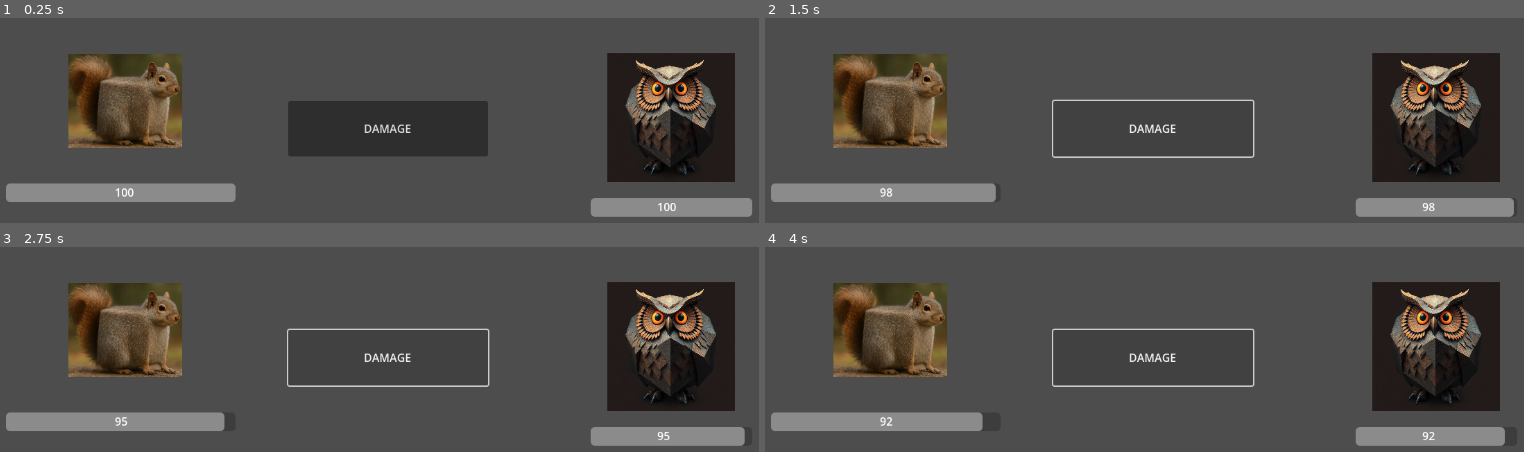
Above: before the commit, frames 1-4 (two rows, left to right).
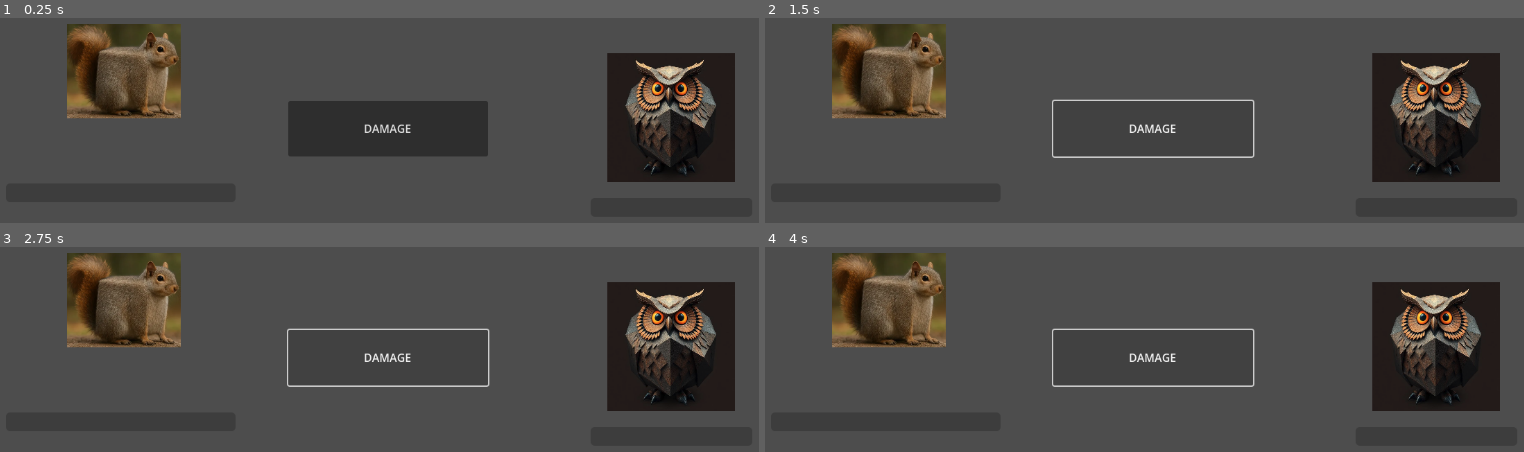
Above: after the commit, the same moments.

Repository: Driandis/BossTime
Game: Godot game, scene res://main.tscn
Two runs of this game, one before a commit and one after it. Both use one fixed random seed, a clock stepped at 60 frames per second and the inputs below.
Inputs:
- Up to frame 1 (0.25 s): no input
- Up to frame 2 (1.5 s): click "DAMAGE" at 0.5 s; tap Enter (ui_accept) at 1.25 s; hold Right (ui_right) from 1.28 s (still down); hold Enter (ui_accept) from 1.28 s (still down)
- Up to frame 3 (2.75 s): release Right (ui_right) at 2.03 s; release Enter (ui_accept) at 2.03 s; tap Enter (ui_accept) at 2.1, 2.27, 2.57 s
- Up to frame 4 (4 s): tap Enter (ui_accept) at 2.75, 3.6, 3.77 s; hold Enter (ui_accept) 2.78-3.53 s; hold Right (ui_right) from 2.78 s (still down)

The runs differ from the first frame. In frame 1, 12% of the frame differs, in the area x 0-100%, y 2-98%; in frame 2, 12%; in frame 3, 12%; in frame 4, 12%.
Error after the commit: Parse Error: Assigned value for constant "MAX_HEALTH" isn't a constant expression. (res://player.gd:3)

Commit message:
restart mechanic added + global Vriables

Diff:
--- a/boss.gd
+++ b/boss.gd
@@ -1,12 +1,14 @@
 extends Node2D
 
-const MAX_HEALTH = 100
+const MAX_HEALTH = GlobalVariables.bossMaxHealth
 signal action
+signal restart
 var health = MAX_HEALTH
 
 # Called when the node enters the scene tree for the first time.
 func _ready() -> void:
 	setHealthLabel();
+	health = GlobalVariables.bossHealth;
 	$HealthBar.max_value = 100;
 	setHealthBar();
 
--- a/globalVairables.gd
+++ /dev/null
@@ -1,23 +0,0 @@
-extends Node
-
-
-# General
-var roundCounter
-var timer
-# Boss
-var bossHealth
-var bossBlock
-# Player
-var playerHealth
-var playerBlocks
-# Board
-var multiplyer
-
-# Called when the node enters the scene tree for the first time.
-func _ready() -> void:
-	pass # Replace with function body.
-
-
-# Called every frame. 'delta' is the elapsed time since the previous frame.
-func _process(delta: float) -> void:
-	pass
--- a/main.gd
+++ b/main.gd
@@ -2,15 +2,7 @@
 
 @export var player_scene: PackedScene
 signal press
-
-
-# Called when the node enters the scene tree for the first time.
-func _ready() -> void:
-	pass
-
-
-
-
+signal confirm
 
 # Called every frame. 'delta' is the elapsed time since the previous frame.
 func _process(delta: float) -> void:
@@ -21,3 +13,13 @@
 		if event.is_action_pressed("ui_accept") || event.is_action_pressed("ui_right"):
 			var damage = RandomNumberGenerator.new();
 			press.emit();
+
+
+func _on_player_dead() -> void:
+	$GameOver.visible = true;
+
+
+func _on_button_pressed() -> void:
+		$GameOver.visible = false;
+		GlobalVariables.playerHealth = GlobalVariables.playerMaxHealth;
+		GlobalVariables.bossHealth = GlobalVariables.bossMaxHealth;
--- a/main.tscn
+++ b/main.tscn
@@ -24,7 +24,33 @@
 offset_bottom = 360.0
 text = "DAMAGE"
 
+[node name="GameOver" type="Window" parent="."]
+auto_translate_mode = 1
+mode = 3
+title = "You Died"
+initial_position = 2
+size = Vector2i(500, 500)
+visible = false
+
+[node name="Label" type="RichTextLabel" parent="GameOver"]
+offset_right = 498.0
+offset_bottom = 358.0
+text = "Game Over"
+fit_content = true
+horizontal_alignment = 1
+vertical_alignment = 1
+
+[node name="Button" type="Button" parent="GameOver"]
+offset_left = 146.0
+offset_top = 373.0
+offset_right = 354.0
+offset_bottom = 438.0
+text = "CONFIRM"
+
 [connection signal="press" from="." to="Player" method="_on_main_press"]
 [connection signal="press" from="." to="Farmer" method="_on_main_press"]
+[connection signal="dead" from="Player" to="." method="_on_player_dead"]
 [connection signal="pressed" from="Button" to="Player" method="_on_button_pressed"]
 [connection signal="pressed" from="Button" to="Farmer" method="_on_button_pressed"]
+[connection signal="pressed" from="GameOver/Button" to="." method="_on_button_pressed"]
+[connection signal="pressed" from="GameOver/Button" to="Player" method="_on_game_over_button_pressed"]
--- a/player.gd
+++ b/player.gd
@@ -1,28 +1,31 @@
 extends Node2D
 
-const MAX_HEALTH = 100
+const MAX_HEALTH = GlobalVariables.playerMaxHealth
 signal action
+signal dead
 var health = MAX_HEALTH
 
 # Called when the node enters the scene tree for the first time.
 func _ready() -> void:
 	setHealthLabel();
-	$HealthBar.max_value = 100;
+	health = GlobalVariables.playerHealth;
+	$HealthBar.max_value = GlobalVariables.playerHealth;
 	setHealthBar();
 
 func setHealthLabel() -> void:
 	$HealthLabel.text = "%s" % health;
 
 func setHealthBar() -> void:
-	$HealthBar.value = health
+	$HealthBar.value = health;
 
 
 func damage() -> void:
-	health -= 1 # -damage
+	health -= 10 # -damage
 	setHealthLabel();
 	setHealthBar();
-	if health <= 0:
-		health = MAX_HEALTH;
+	if health == 0:
+		dead.emit()
+
 
 
 func _on_main_press() -> void:
@@ -31,3 +34,9 @@
 
 func _on_button_pressed() -> void:
 	damage();
+
+
+func _on_game_over_button_pressed() -> void:
+	health = GlobalVariables.playerMaxHealth;
+	$HealthBar.value = health;
+	$HealthLabel.text = "%s" % health;
--- a/player.tscn
+++ b/player.tscn
@@ -24,6 +24,6 @@
 offset_bottom = 103.177
 
 [node name="Sprite2D" type="Sprite2D" parent="."]
-position = Vector2(5, -40)
+position = Vector2(3, -83)
 scale = Vector2(0.3, 0.3)
 texture = ExtResource("2_onrkg")
--- a/project.godot
+++ b/project.godot
@@ -17,7 +17,7 @@
 
 [autoload]
 
-GlobalVairables="*res://globalVairables.gd"
+GlobalVariables="*res://globalVariables.gd"
 
 [input]
 
Not shown, removed: globalVairables.gd.uid
